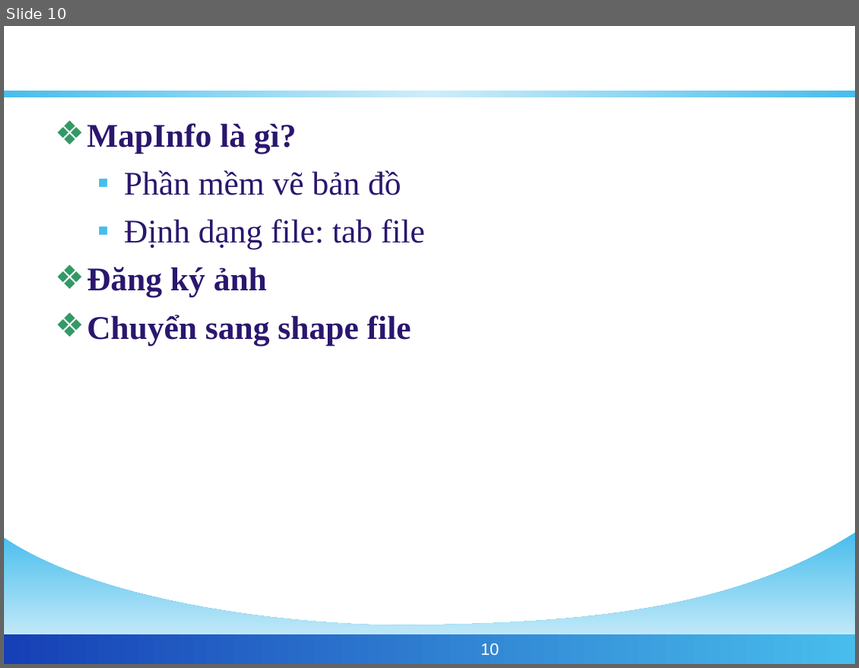
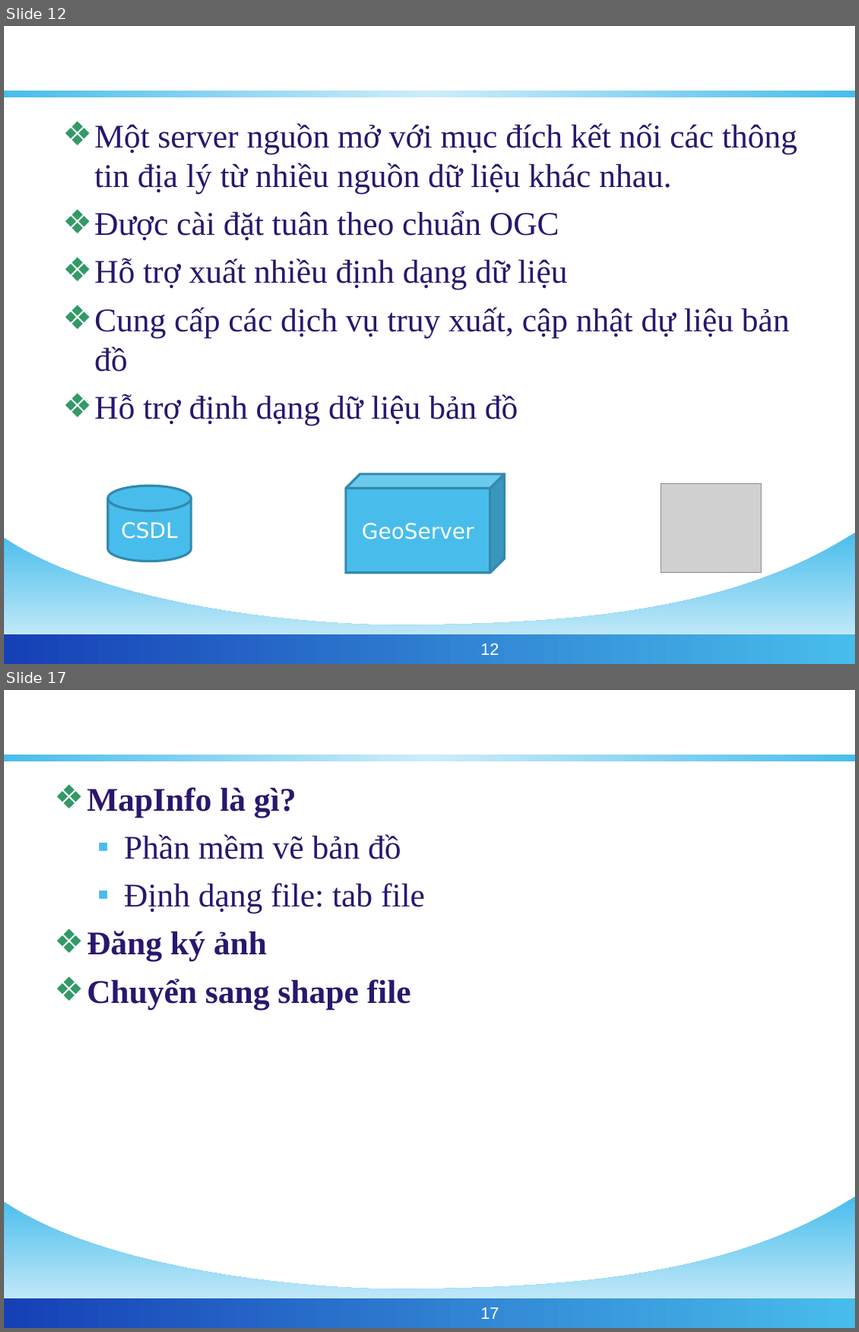
Before and after one commit to phamngsinh/cantho-webgis, a slide deck: Document/Bao Cao/BaoCaoLuanVan.ppt. Shown one above the other, each under a label of ours: slide 10 before the commit, slides 12 and 17 after it; the slides between them are not shown. The pictures are 859x668 and 859x1332 pixels, drawn with LibreOffice and Linux fonts; fonts in the diff are those of the drawing; grey boxes stand for pictures; background and template pictures are left out. Boxes give left, top, right and bottom in pixels: in the first picture for what was removed or moved away, otherwise in the second. Text is boxed around its words. In the diff, an @@ line names an element or a change of style, - is before the commit and + after.

```diff
--- a/Document/Bao Cao/BaoCaoLuanVan.ppt
+++ b/Document/Bao Cao/BaoCaoLuanVan.ppt
@@ slide 12 added at <box>4,26,855,664</box>, background #FFFFFF; not listed: 3 template elements that a slide beside it also shows @@
@@ title added at <box>302,47,557,91</box>, 32 pt, text #FFFFFF, bold @@
+GEOSERVER
@@ text added at <box>94,123,797,426</box>, 28 pt, text #2B166E @@
+❖ Một server nguồn mở với mục đích kết nối các thông tin địa lý từ nhiều nguồn dữ liệu khác nhau.
+❖ Được cài đặt tuân theo chuẩn OGC
+❖ Hỗ trợ xuất nhiều định dạng dữ liệu
+❖ Cung cấp các dịch vụ truy xuất, cập nhật dự liệu bản đồ
+❖ Hỗ trợ định dạng dữ liệu bản đồ
@@ cube added at <box>346,474,505,573</box>, fill #48BDEC, outline #328AAD 2.01 pt, 18 pt, text #FFFFFF @@
+GeoServer
@@ cylinder added at <box>108,486,191,561</box>, fill #48BDEC, outline #328AAD 2.01 pt, 18 pt, text #FFFFFF @@
+CSDL
@@ picture added at <box>661,484,762,573</box> @@
@@ page number added at <box>481,644,499,655</box>, 14 pt, text #FFFFFF @@
+12
@@ what was slide 10 is now slide 17 @@
@@ page number at <box>481,1308,499,1319</box>: text changed @@
-10
+17
```
Also in this commit, not shown: 7 slides changed, 6 other slides added.
